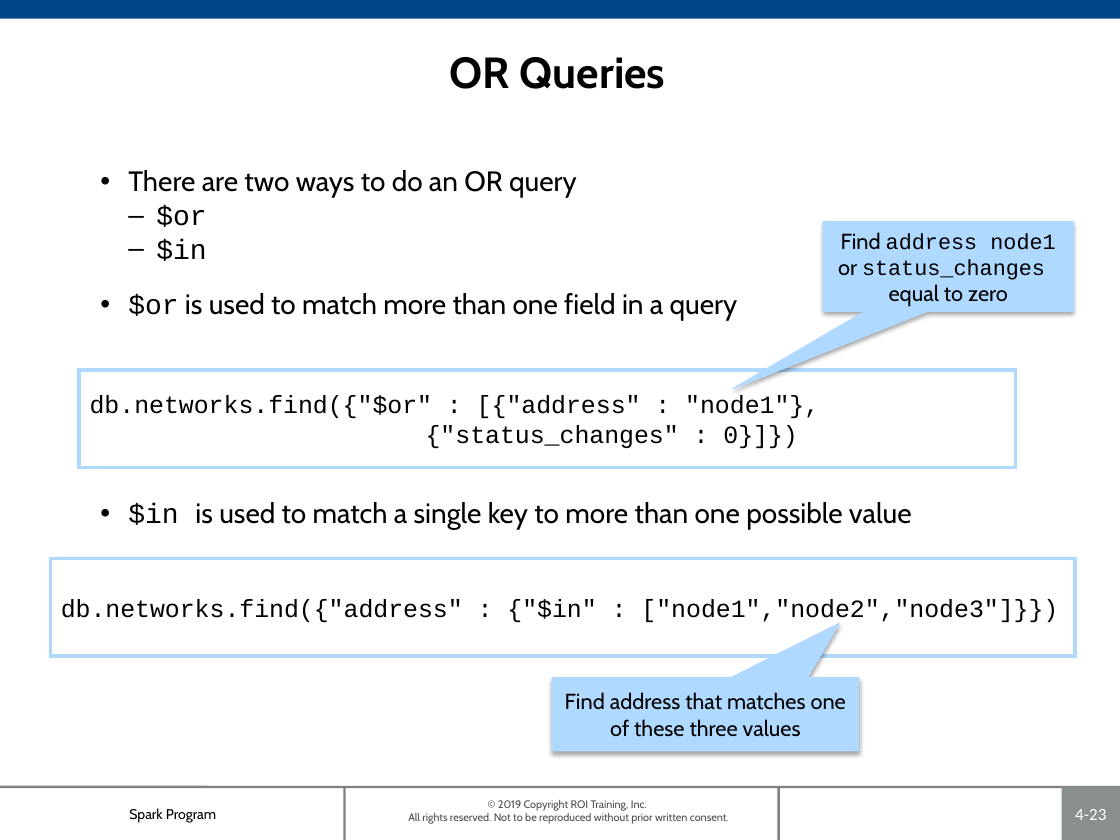
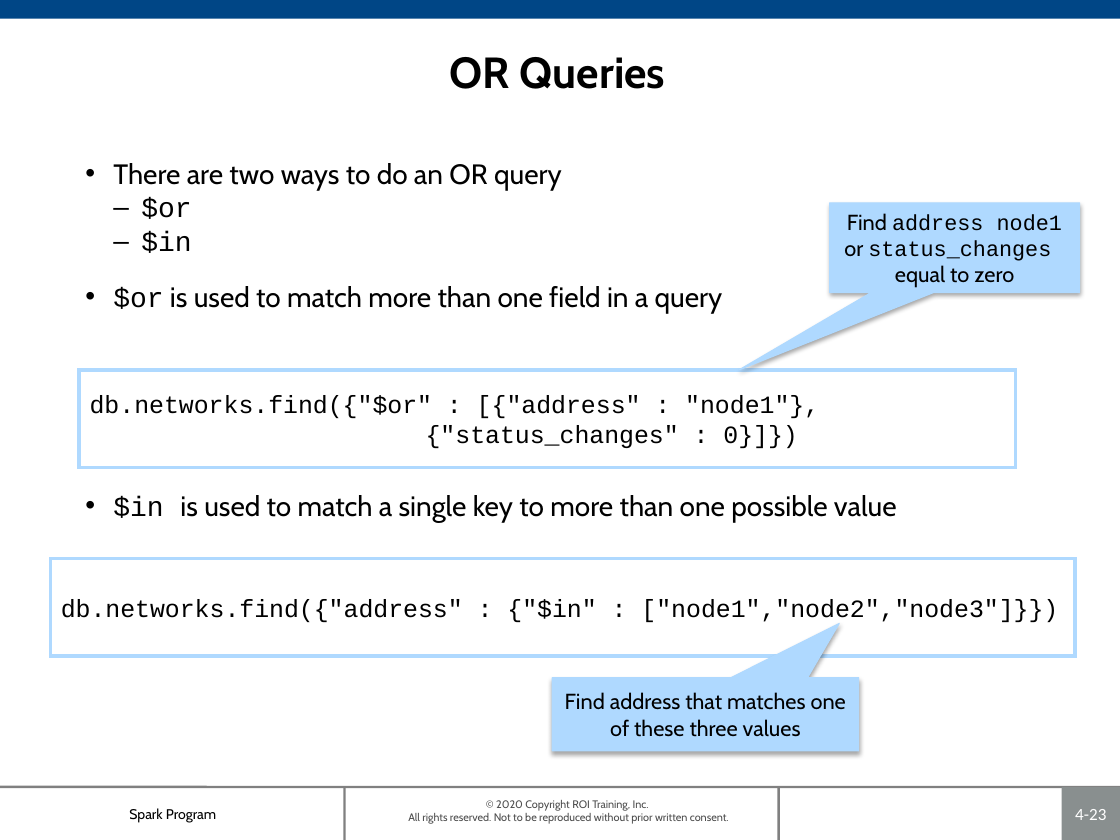
Before and after one commit to roitraining/SparkProgram, a slide deck: slide 23 of Day4/Day4-NoSQL.pptx. Drawn at 1120x840 pixels with LibreOffice and Linux fonts; fonts in the diff are those of the drawing; background and template pictures are left out. Boxes give left, top, right and bottom in pixels: in the first picture for what was removed or moved away, otherwise in the second. Text is boxed around its words. In the diff, an @@ line names an element or a change of style, - is before the commit and + after.

```diff
--- a/Day4/Day4-NoSQL.pptx
+++ b/Day4/Day4-NoSQL.pptx
@@ text "There are two ways to ..." moved from (x1=128, y1=170, x2=912, y2=530) to (x1=113, y1=163, x2=897, y2=522) @@
@@ speech box "Find address node1 or status_changes ..." moved from (x1=823, y1=222, x2=1073, y2=311) to (x1=830, y1=203, x2=1080, y2=292) @@
@@ text at (x1=408, y1=800, x2=729, y2=824): text changed @@
-© 2019 Copyright ROI Training, Inc.
-All rights reserved. Not to be reproduced without prior written consent.
+© 2020 Copyright ROI Training, Inc.
+All rights reserved. Not to be reproduced without prior written consent.
```
Also in this commit, not shown: 29 other slides changed, 1 other file.
